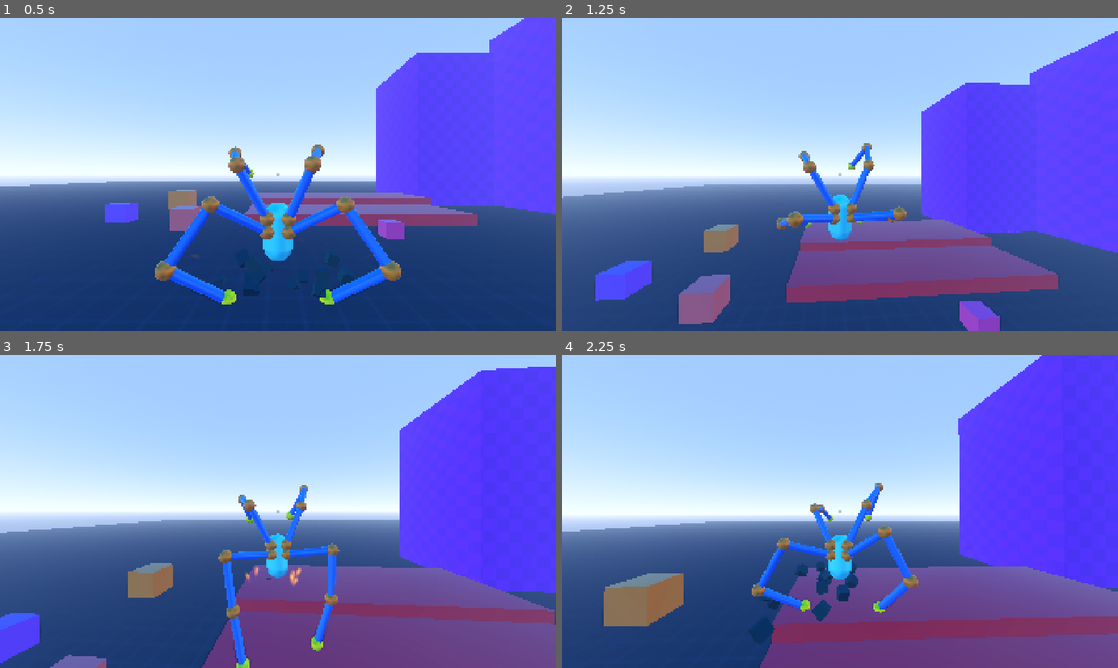
Above: before the commit, frames 1-4 (two rows, left to right).
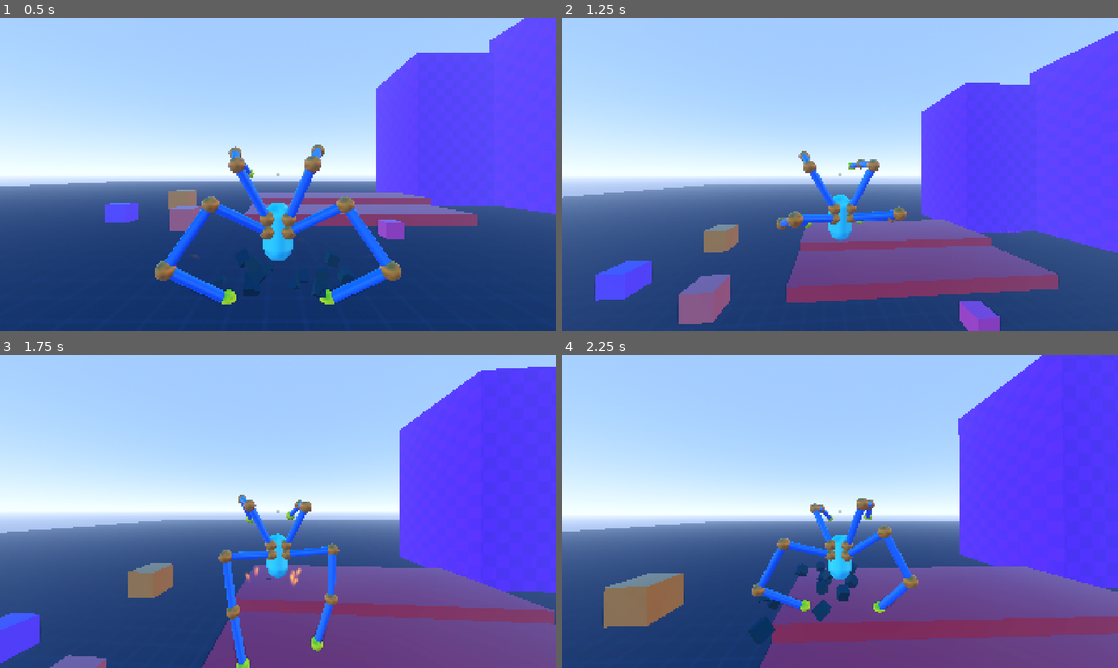
Above: after the commit, the same moments.

Repository: lliamsymonds04/doc-oc
Game: Godot game, scene res://main.tscn
Two runs of this game, one before a commit and one after it. Both use one fixed random seed, a clock stepped at 60 frames per second and the inputs below.
Inputs (mouse positions are in pixels of both pictures, inside the frame that each line leads up to):
- Up to frame 1 (0.5 s): no input
- Up to frame 2 (1.25 s): move the mouse to (867, 174) at 0.52 s; hold W (forward) from 0.53 s (still down); click (867, 174) at 0.6 s; tap Space (jump) at 0.77 s
- Up to frame 3 (1.75 s): keep holding W (forward); move the mouse to (250, 511) at 1.27 s; tap Shift (sprint) at 1.35 s; tap Space (jump) at 1.52 s
- Up to frame 4 (2.25 s): keep holding W (forward); move the mouse to (851, 505) at 2.02 s; click (851, 505) at 2.1 s

Frame 1 is identical in both runs. In frame 2, 0.4% of the frame differs, in the area x 51-58%, y 40-60%; in frame 3, 0.3%; in frame 4, 0.4%, in the area x 7-99%, y 13-93%.

Commit message:
feat: camera pitch and yaw influence body tilt

Diff:
--- a/systems/player/camera_controller.gd
+++ b/systems/player/camera_controller.gd
@@ -64,6 +64,9 @@
 
 func get_camera_direction() -> Vector3:
 	return -cam.global_transform.basis.z
+
+func get_pitch() -> float:
+	return asin(get_camera_direction().y)
 
 func update_motion(dt: float, velocity: Vector3) -> void:
 	var local_vel: Vector3 = global_transform.basis.inverse() * velocity
--- a/systems/player/config/grounded_config.gd
+++ b/systems/player/config/grounded_config.gd
@@ -14,6 +14,8 @@
 @export var sprint_tilt_multiplier: float = 2.0
 @export var normal_smoothing_rate: float = 10.0
 @export var yaw_tilt_speed_multiplier: float = 4.0
+@export var cam_pitch_tilt_mult: float = 0.7
+@export var cam_yaw_tilt_mult: float = 0.3
 
 @export_group("Camera Alignment")
 @export var align_angle_deg: float = 1.0
--- a/systems/player/states/grounded_state.gd
+++ b/systems/player/states/grounded_state.gd
@@ -185,9 +185,14 @@
 	var current_tilt_z := p.tilt_pivot.rotation.z
 	var current_tilt_y := p.tilt_pivot.rotation.y
 
-	var target_tilt_x := dir.y * walk_tilt_x
-	var target_tilt_z := -dir.x * walk_tilt_z
-	var target_tilt_y := p.attack_controller.attack_tilt_y
+	# camera influence
+	var camera_pitch = p.camera_controller.get_pitch() * p.grounded.cam_pitch_tilt_mult
+	var camera_yaw = p.camera_controller.rotation.y * p.grounded.cam_yaw_tilt_mult
+
+	# targets
+	var target_tilt_x: float = dir.y * walk_tilt_x + camera_pitch
+	var target_tilt_z: float = -dir.x * walk_tilt_z
+	var target_tilt_y: float = p.attack_controller.attack_tilt_y + camera_yaw
 
 	if is_sprinting:
 		target_tilt_x *= c.sprint_tilt_multiplier
